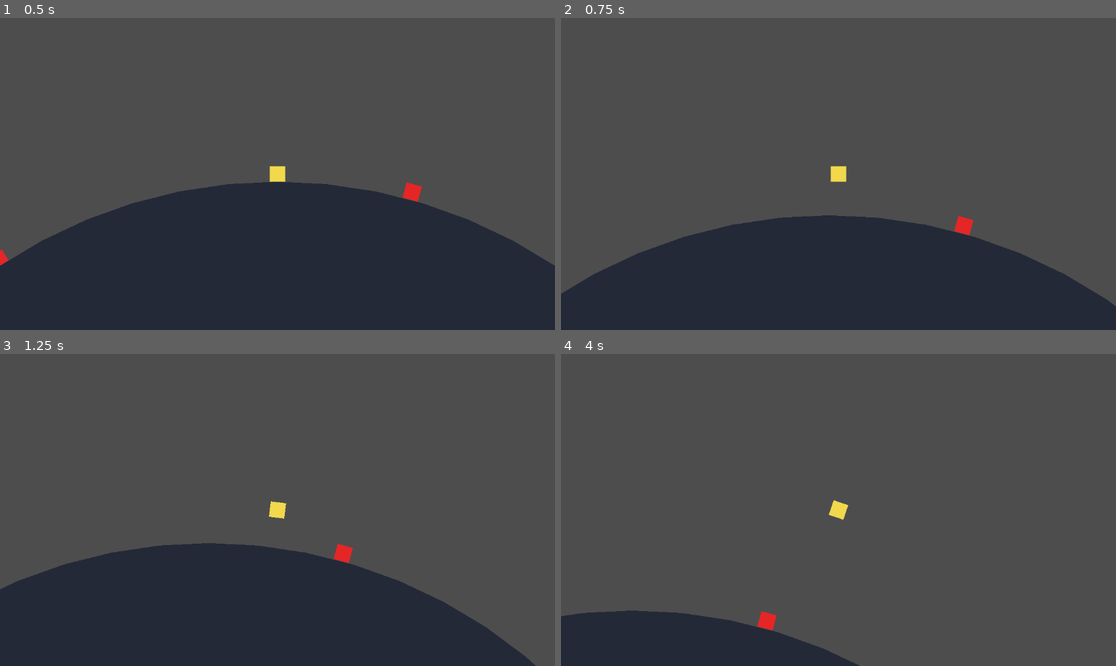
Above: before the commit, frames 1-4 (two rows, left to right).
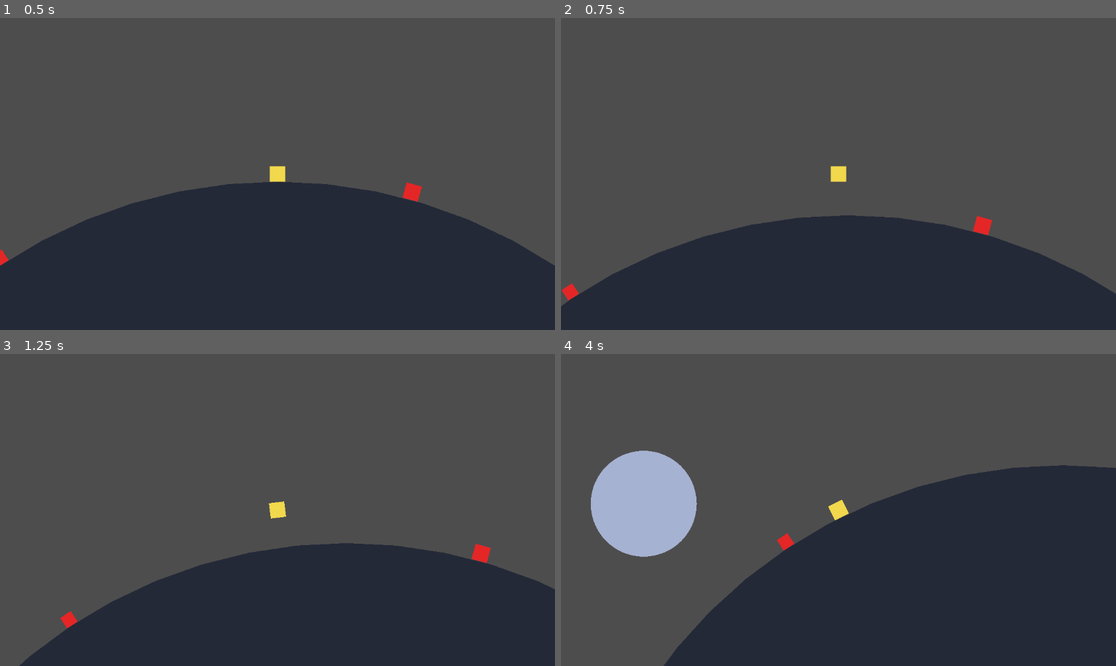
Above: after the commit, the same moments.

Repository: nikita-leonov/gravity
Game: Godot game, scene res://scenes/main.tscn
The game is run twice, just before and just after one commit, with the same random seed, the same clock (stepped at 60 frames per second) and the same inputs.
Inputs:
- Up to frame 1 (0.5 s): no input
- Up to frame 2 (0.75 s): tap Enter (ui_accept) at 0.5 s; hold Right (ui_right) from 0.53 s (still down)
- Up to frame 3 (1.25 s): keep holding Right (ui_right); tap Enter (ui_accept) at 0.77 s
- Up to frame 4 (4 s): release Right (ui_right) at 1.28 s; hold Left (ui_left) 1.28-2.03 s; tap Enter (ui_accept) at 1.52, 3.02, 3.77 s; hold Right (ui_right) 2.03-3.53 s; hold Left (ui_left) from 3.53 s (still down)

Frame 1 is identical in both runs. In frame 2, 2.1% of the frame differs, in the area x 0-100%, y 63-93%; in frame 3, 14%; in frame 4, 44%, in the area x 0-100%, y 30-100%.

Commit message:
Fix player gravity alignment and moving body velocity

Diff:
--- a/scripts/planet.gd
+++ b/scripts/planet.gd
@@ -22,5 +22,6 @@
 	return {
 		"id": get_instance_id(),
 		"center": center,
-		"radius": radius
+		"radius": radius,
+		"velocity": Vector2.ZERO
 	}
--- a/scripts/player.gd
+++ b/scripts/player.gd
@@ -47,7 +47,7 @@
 
 	var direction_to_center = (planet_center - global_position).normalized()
 	var tangent = Vector2(-direction_to_center.y, direction_to_center.x)
-	var input_axis = Input.get_axis("ui_right", "ui_left")
+	var input_axis = Input.get_axis("ui_left", "ui_right")
 
 	if input_axis != 0.0:
 		velocity += tangent * input_axis * move_accel * delta
@@ -88,6 +88,7 @@
 				planet_center = body["center"]
 				planet_radius = body["radius"]
 				current_gravity_id = body["id"]
+				last_body_velocity = body.get("velocity", Vector2.ZERO)
 				gravity_lock_id = 0
 				return
 		gravity_lock_id = 0
@@ -100,6 +101,7 @@
 			if body["id"] == current_gravity_id:
 				planet_center = body["center"]
 				planet_radius = body["radius"]
+				last_body_velocity = body.get("velocity", Vector2.ZERO)
 				found_current = true
 				break
 		if found_current:
@@ -115,6 +117,7 @@
 	var best_radius = planet_radius
 	var best_distance = INF
 	var best_id = current_gravity_id
+	var best_velocity = Vector2.ZERO
 
 	for body in gravity_bodies:
 		if not body.has("id") or not body.has("center") or not body.has("radius"):
@@ -132,10 +135,12 @@
 			best_center = center
 			best_radius = body_radius
 			best_id = body["id"]
+			best_velocity = body.get("velocity", Vector2.ZERO)
 
 	planet_center = best_center
 	planet_radius = best_radius
 	current_gravity_id = best_id
+	last_body_velocity = best_velocity
 
 func _get_jump_solution(direction_to_center: Vector2) -> Dictionary:
 	var jump_direction = -direction_to_center
--- a/scripts/satellite.gd
+++ b/scripts/satellite.gd
@@ -7,8 +7,10 @@
 
 var orbit_center: Vector2 = Vector2.ZERO
 var orbit_angle: float = 0.0
+var current_velocity: Vector2 = Vector2.ZERO
 
 func _ready() -> void:
+	current_velocity = Vector2.ZERO
 	queue_redraw()
 
 func setup(center_position: Vector2, orbit_distance: float, start_angle: float, speed: float, size: float, primary_visible: bool) -> void:
@@ -19,14 +21,20 @@
 	radius = size
 	z_index = 1 if primary_visible else -1
 	global_position = orbit_center + Vector2.RIGHT.rotated(orbit_angle) * orbit_radius
+	current_velocity = Vector2.ZERO
 	queue_redraw()
 
 func set_orbit_center(center_position: Vector2) -> void:
 	orbit_center = center_position
 
 func _physics_process(delta: float) -> void:
+	var previous_position = global_position
 	orbit_angle = fmod(orbit_angle + orbit_speed * delta, TAU)
 	global_position = orbit_center + Vector2.RIGHT.rotated(orbit_angle) * orbit_radius
+	if delta > 0.0:
+		current_velocity = (global_position - previous_position) / delta
+	else:
+		current_velocity = Vector2.ZERO
 
 func _draw() -> void:
 	if radius <= 0.0:
@@ -37,5 +45,6 @@
 	return {
 		"id": get_instance_id(),
 		"center": global_position,
-		"radius": radius
+		"radius": radius,
+		"velocity": current_velocity
 	}
